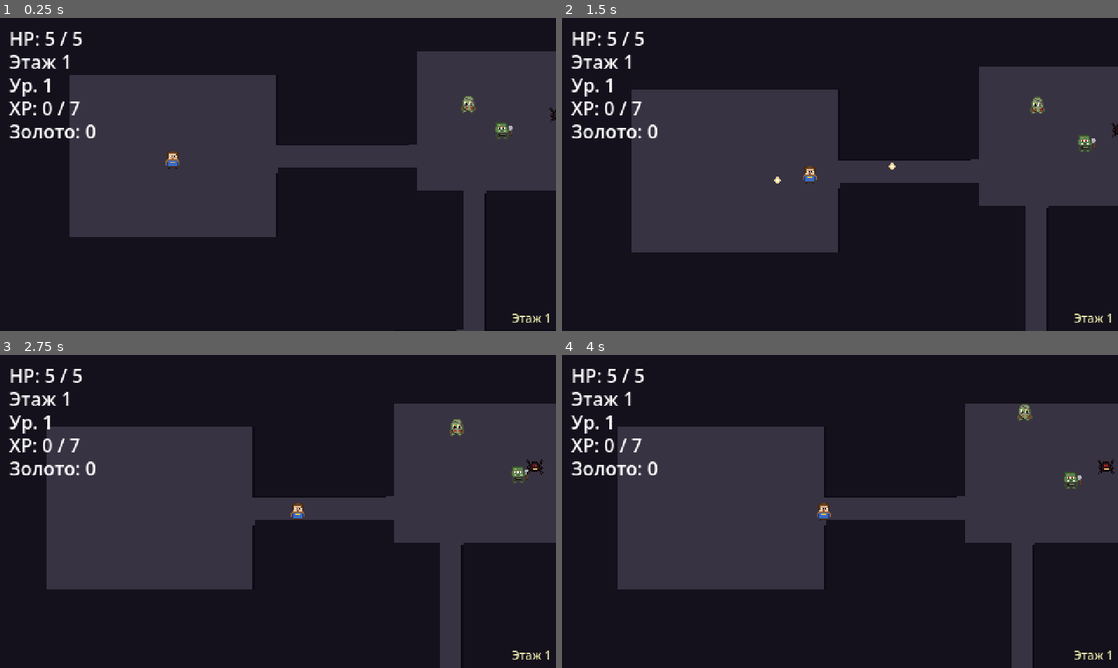
Above: before the commit, frames 1-4 (two rows, left to right).
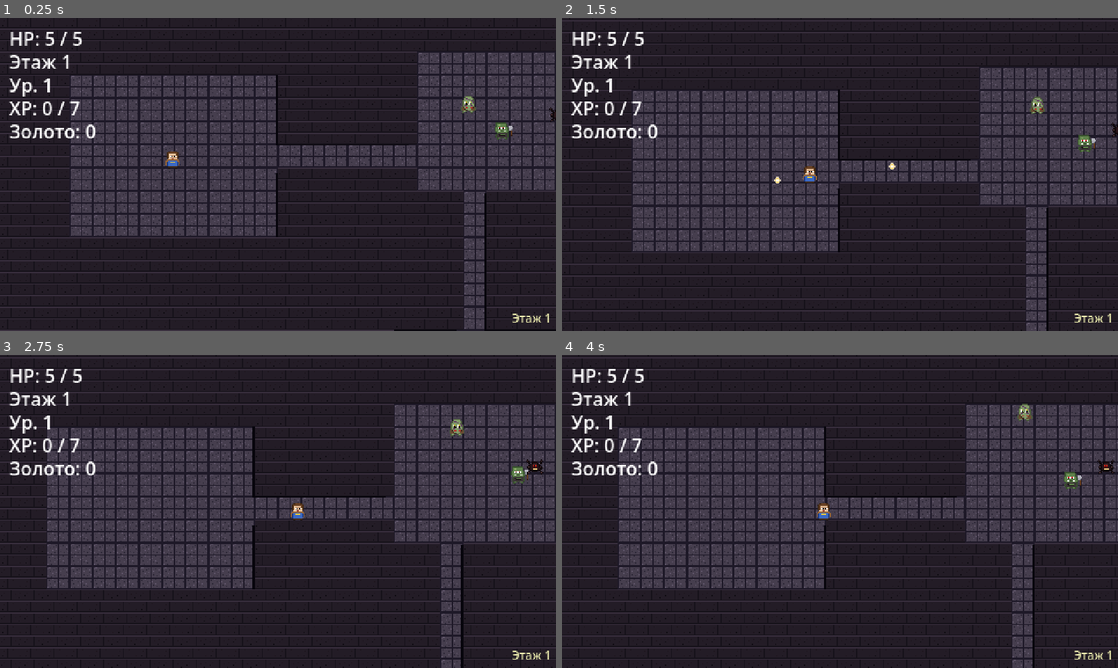
Above: after the commit, the same moments.

Repository: slartus/roguelike-game
Game: Godot game, scene res://scenes/main.tscn
Two runs of this game, one before a commit and one after it. Both use one fixed random seed, a clock stepped at 60 frames per second and the inputs below.
Inputs (mouse positions are in pixels of both pictures, inside the frame that each line leads up to):
- Up to frame 1 (0.25 s): no input
- Up to frame 2 (1.5 s): tap Enter at 0.5 s; move the mouse to (962, 158) at 0.52 s; press the mouse at (962, 158) at 0.53 s; hold D (move_right) 0.53-1.25 s; release the mouse at (962, 158) at 1.25 s; drag from (728, 190) to (851, 168) at 1.27 s
- Up to frame 3 (2.75 s): move the mouse to (333, 442) at 2.02 s; hold D (move_right) from 2.03 s (still down); tap Alt at 2.1 s
- Up to frame 4 (4 s): release D (move_right) at 2.75 s; drag from (812, 574) to (673, 464) at 2.77 s; move the mouse to (1006, 558) at 3.52 s; press the mouse at (1006, 558) at 3.53 s; hold A (move_left) from 3.53 s (still down)

The runs differ from the first frame. In frame 1, 17% of the frame differs, in the area x 0-100%, y 3-100%; in frame 2, 17%; in frame 3, 17%, in the area x 0-100%, y 0-100%; in frame 4, 17%.

Commit message:
feat(art): pixel-art tiles for floor and walls
Replaces flat FLOOR_COLOR and WALL_COLOR fills in scenes/dungeon/floor.gd
with tiled textures rendered via Polygon2D + texture_repeat=ENABLED.

New assets:
- assets/sprites/environment/floor.png (20x20) — stone slabs with
  seams (warm dark-purple palette to sit under monster sprites).
- assets/sprites/environment/wall.png (20x20) — dark brick running-
  bond pattern, matching TILE_SIZE grid used by wall generator.

New tools/gen_environment_sprites.py generates both deterministically
(same palette + character-matrix convention as gen_enemy_sprites.py /
gen_player_sprite.py / gen_bullet_sprites.py).

floor.gd:
- FLOOR_COLOR / WALL_COLOR constants removed; BACKGROUND_COLOR kept.
- _draw_floor_tiles now calls _draw_tiled_rect(rect, FLOOR_TEXTURE);
  UV = absolute floor coords so seams between rooms and corridors
  align and tile continues seamlessly.
- _create_wall_span now sets Polygon2D.texture=WALL_TEXTURE with UV
  computed from body_pos-half absolute origin — brick pattern flows
  uninterrupted across merged per-row wall spans.

Docs: docs/gamedesign/dungeon.md gets a new "Тайлы окружения" section
describing texture files, UV strategy for seamless tiling, and the
regeneration workflow.

GUT: 55/55 passing.

Diff:
--- a/scenes/dungeon/floor.gd
+++ b/scenes/dungeon/floor.gd
@@ -13,11 +13,11 @@
 
 const DungeonGeneratorClass = preload("res://scenes/dungeon/dungeon_generator.gd")
 const DOOR_SCENE: PackedScene = preload("res://scenes/rooms/door.tscn")
+const FLOOR_TEXTURE: Texture2D = preload("res://assets/sprites/environment/floor.png")
+const WALL_TEXTURE: Texture2D = preload("res://assets/sprites/environment/wall.png")
 
 const TILE_SIZE: int = 20
-const WALL_COLOR: Color = Color(0.08, 0.07, 0.11, 1.0)
-const FLOOR_COLOR: Color = Color(0.22, 0.20, 0.26, 1.0)
-const BACKGROUND_COLOR: Color = Color(0.05, 0.04, 0.08, 1.0)
+const BACKGROUND_COLOR: Color = Color(0.03, 0.02, 0.05, 1.0)
 
 var player_start: Vector2 = Vector2.ZERO
 var enemy_spawn_positions: Array[Vector2] = []
@@ -66,21 +66,26 @@
 
 func _draw_floor_tiles() -> void:
 	for room in layout.rooms:
-		_draw_rect(room, FLOOR_COLOR)
+		_draw_tiled_rect(room, FLOOR_TEXTURE)
 	for corridor in layout.corridors:
-		_draw_rect(corridor, FLOOR_COLOR)
+		_draw_tiled_rect(corridor, FLOOR_TEXTURE)
 
-func _draw_rect(rect: Rect2i, color: Color) -> void:
+func _draw_tiled_rect(rect: Rect2i, texture: Texture2D) -> void:
 	var poly := Polygon2D.new()
 	var origin := Vector2(rect.position)
 	var size := Vector2(rect.size)
-	poly.polygon = PackedVector2Array([
+	var points := PackedVector2Array([
 		origin,
 		origin + Vector2(size.x, 0),
 		origin + size,
 		origin + Vector2(0, size.y),
 	])
-	poly.color = color
+	poly.polygon = points
+	# UV = абсолютные координаты этажа → соседние rects дают бесшовный
+	# tiling без «прыжков» текстуры на стыках комнат и коридоров.
+	poly.uv = points
+	poly.texture = texture
+	poly.texture_repeat = CanvasItem.TEXTURE_REPEAT_ENABLED
 	_floors_root.add_child(poly)
 
 func _build_walls() -> void:
@@ -115,7 +120,8 @@
 	var body := StaticBody2D.new()
 	var span_width := TILE_SIZE * (col_end - col_start)
 	var shape_size := Vector2(span_width, TILE_SIZE)
-	body.position = Vector2(col_start * TILE_SIZE + span_width / 2.0, row * TILE_SIZE + TILE_SIZE / 2.0)
+	var body_pos := Vector2(col_start * TILE_SIZE + span_width / 2.0, row * TILE_SIZE + TILE_SIZE / 2.0)
+	body.position = body_pos
 	var collision := CollisionShape2D.new()
 	var rect_shape := RectangleShape2D.new()
 	rect_shape.size = shape_size
@@ -123,13 +129,24 @@
 	body.add_child(collision)
 	var half := shape_size / 2.0
 	var visual := Polygon2D.new()
-	visual.polygon = PackedVector2Array([
+	var points := PackedVector2Array([
 		-half,
 		Vector2(half.x, -half.y),
 		half,
 		Vector2(-half.x, half.y),
 	])
-	visual.color = WALL_COLOR
+	visual.polygon = points
+	# UV на основе абсолютной позиции стены — соседние span-ы бесшовно
+	# продолжают кирпичную кладку.
+	var abs_origin := body_pos - half
+	visual.uv = PackedVector2Array([
+		abs_origin,
+		abs_origin + Vector2(shape_size.x, 0),
+		abs_origin + shape_size,
+		abs_origin + Vector2(0, shape_size.y),
+	])
+	visual.texture = WALL_TEXTURE
+	visual.texture_repeat = CanvasItem.TEXTURE_REPEAT_ENABLED
 	body.add_child(visual)
 	_walls_root.add_child(body)
 
Binary file added: assets/sprites/environment/floor.png
Not shown, added: assets/sprites/environment/floor.png.import
Binary file added: assets/sprites/environment/wall.png
Not shown, added: assets/sprites/environment/wall.png.import
Not shown, changed: docs/gamedesign/dungeon.md
Not shown, added: tools/gen_environment_sprites.py
